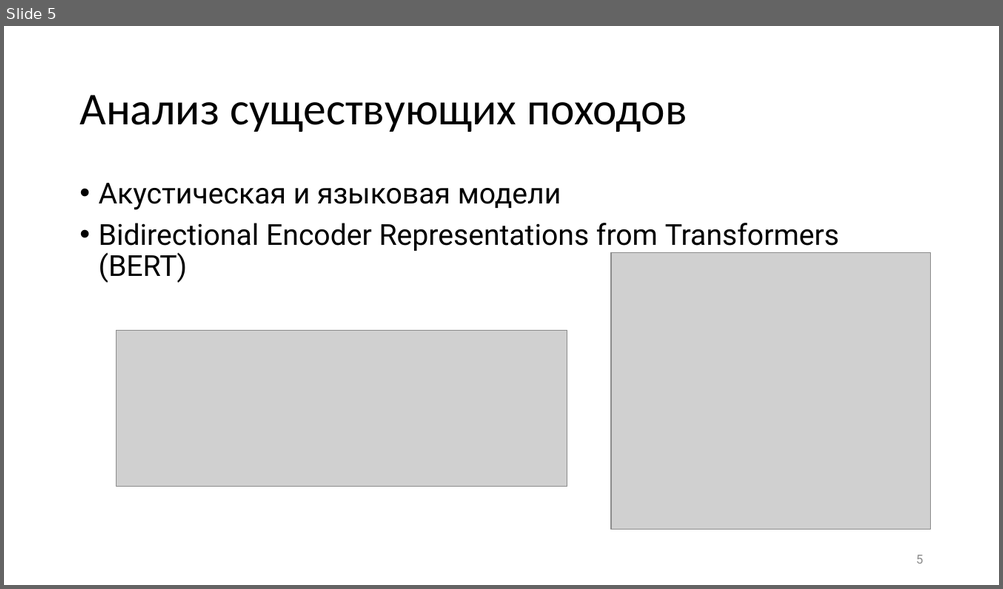
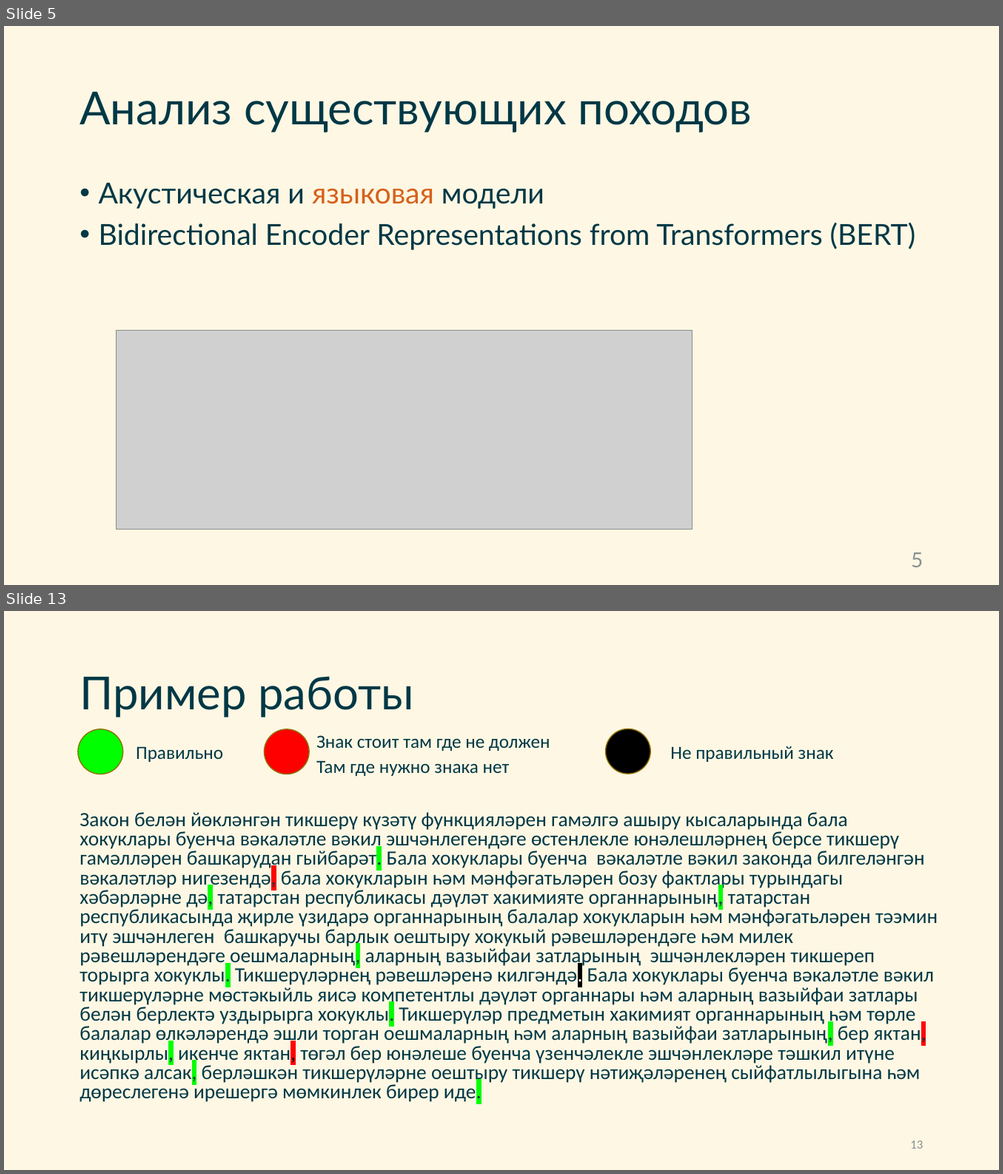
Before and after one commit to SirojiddinSaidmurodov/degree-work, a slide deck: docs/Предзащита.pptx. Shown one above the other, each under a label of ours: slide 5 before the commit, slides 5 and 13 after it; the slides between them are not shown. The pictures are 1003x589 and 1003x1174 pixels, drawn with LibreOffice and Linux fonts; fonts in the diff are those of the drawing; grey boxes stand for pictures. Boxes give left, top, right and bottom in pixels: in the first picture for what was removed or moved away, otherwise in the second. Text is boxed around its words. In the diff, an @@ line names an element or a change of style, - is before the commit and + after.

```diff
--- a/docs/Предзащита.pptx
+++ b/docs/Предзащита.pptx
@@ slide 13 added at bbox=[4, 611, 999, 1170], background #FEF7E3 @@
@@ title added at bbox=[79, 676, 413, 718], 44 pt, text #003846 @@
+Пример работы
@@ ellipse added at bbox=[78, 729, 122, 775], fill #00FF00, outline #907100 1 pt @@
@@ ellipse added at bbox=[264, 729, 309, 775], fill #FF0000, outline #907100 1 pt @@
@@ text added at bbox=[316, 735, 550, 751], 18 pt, text #003846 @@
+Знак стоит там где не должен
@@ ellipse added at bbox=[606, 729, 650, 774], fill #000000, outline #907100 1 pt @@
@@ text added at bbox=[136, 746, 223, 762], 18 pt, text #003846 @@
+Правильно
@@ text added at bbox=[316, 760, 509, 776], 18 pt, text #003846 @@
+Там где нужно знака нет
@@ text added at bbox=[670, 746, 834, 762], 18 pt, text #003846 @@
+Не правильный знак
@@ text added at bbox=[79, 812, 937, 1104], 19.6 pt, text #003846 @@
+Закон белән йөкләнгән тикшерү күзәтү функцияләрен гамәлгә ашыру кысаларында бала хокуклары буенча вәкаләтле вәкил эшчәнлегендәге өстенлекле юнәлешләрнең берсе тикшерү гамәлләрен башкарудан гыйбарәт. Бала хокуклары буенча вәкаләтле вәкил законда билгеләнгән вәкаләтләр нигезендә, бала хокукларын һәм мәнфәгатьләрен бозу фактлары турындагы хәбәрләрне дә, татарстан республикасы дәүләт хакимияте органнарының, татарстан республикасында җирле үзидарә органнарының балалар хокукларын һәм мәнфәгатьләрен тәэмин итү эшчәнлеген башкаручы барлык оештыру хокукый рәвешләрендәге һәм милек рәвешләрендәге оешмаларның, аларның вазыйфаи затларының эшчәнлекләрен тикшереп торырга хокуклы. Тикшерүләрнең рәвешләренә килгәндә. Бала хокуклары буенча вәкаләтле вәкил тикшерүләрне мөстәкыйль яисә компетентлы дәүләт органнары һәм аларның вазыйфаи затлары белән берлектә уздырырга хокуклы. Тикшерүләр предметын хакимият органнарының һәм төрле балалар өлкәләрендә эшли торган оешмаларның һәм аларның вазыйфаи затларының, бер яктан, киңкырлы, икенче яктан, төгәл бер юнәлеше буенча үзенчәлекле эшчәнлекләре тәшкил итүне исәпкә алсак, берләшкән тикшерүләрне оештыру тикшерү нәтиҗәләренең сыйфатлылыгына һәм дөреслегенә ирешергә мөмкинлек бирер иде.
@@ page number added at bbox=[910, 1141, 922, 1149], 12 pt, text #8C9194 @@
+13
@@ slide 5 changed as well @@
@@ background #FFFFFF to #FEF7E3 @@
@@ title "Анализ существующих походов" at bbox=[79, 92, 751, 133]: font Calibri to Lato, text colour #000000 to #003846 @@
@@ text "Акустическая и языковая модели" at bbox=[99, 183, 916, 250]: font Roboto to Lato, text colour #000000 to #003846; text colour #000000 to #D6601A in "языковая" @@
@@ picture removed at bbox=[612, 253, 930, 530] @@
@@ picture: place and size @@
-picture at bbox=[116, 330, 566, 487]
+picture at bbox=[116, 330, 692, 531]
@@ page number at bbox=[910, 553, 922, 568]: size 12 to 20 pt, font Roboto to Lato, text colour #8C8C8C to #8C9194 @@
```
Also in this commit, not shown: 8 other slides changed, 4 other slides added, 1 slide removed, 3 other files.
